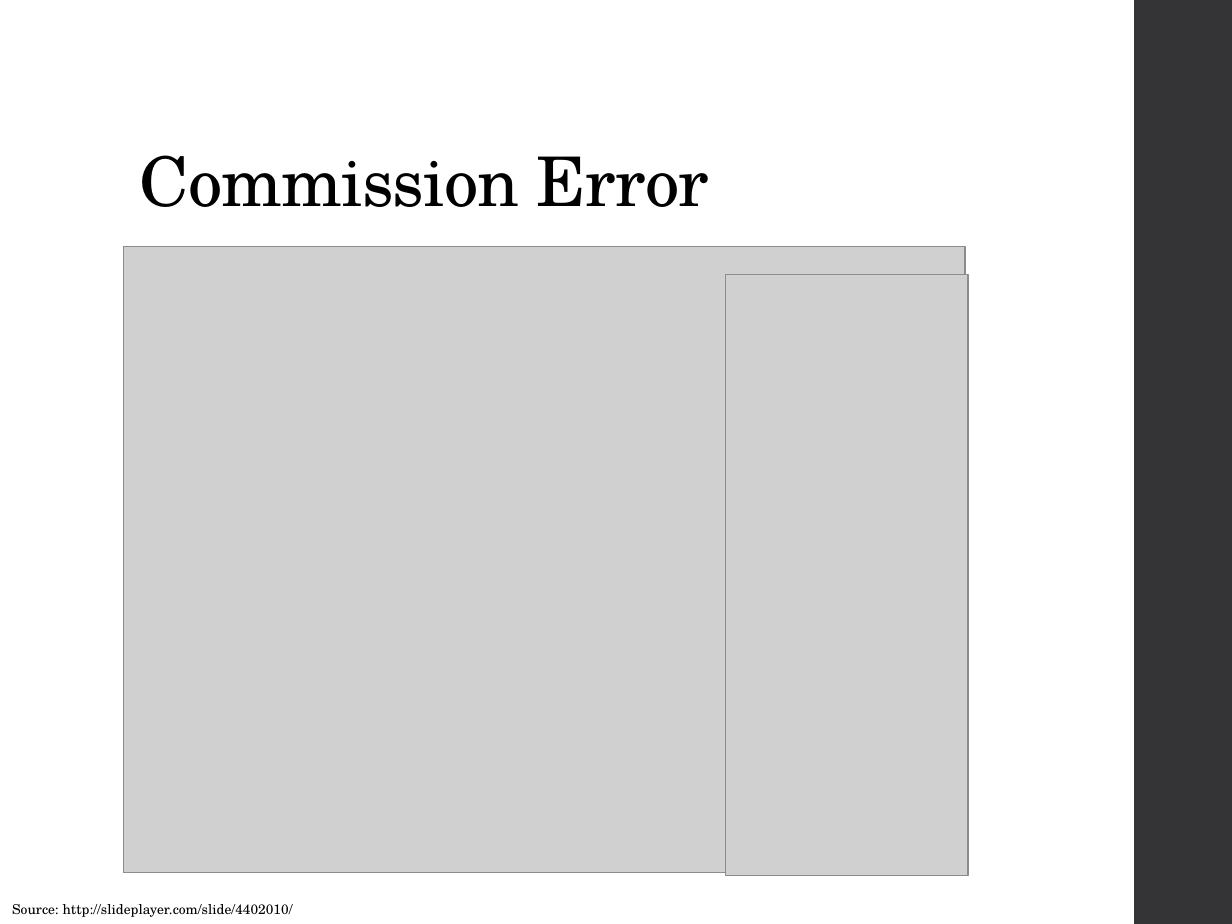
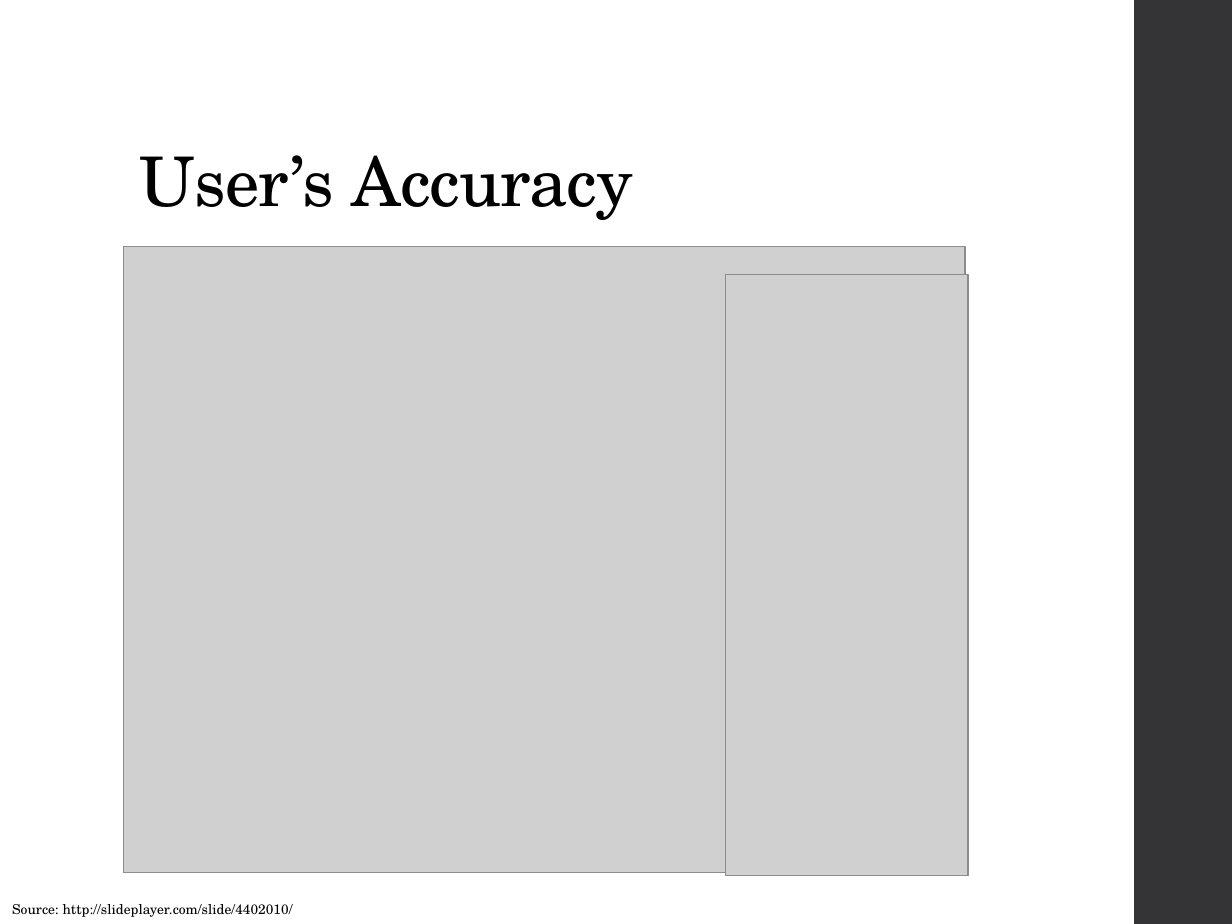
Before and after one commit to ncss-tech/stats_for_soil_survey, a slide deck: slide 21 of presentations/tree_models/Tree_models.pptx. Drawn at 1232x924 pixels with LibreOffice and Linux fonts; fonts in the diff are those of the drawing; grey boxes stand for pictures. Boxes give left, top, right and bottom in pixels: in the first picture for what was removed or moved away, otherwise in the second. Text is boxed around its words. In the diff, an @@ line names an element or a change of style, - is before the commit and + after.

```diff
--- a/presentations/tree_models/Tree_models.pptx
+++ b/presentations/tree_models/Tree_models.pptx
@@ title at <box>140,155,633,220</box>: text changed @@
-Commission Error
+User’s Accuracy
```
Also in this commit, not shown: 1 other slide changed.
